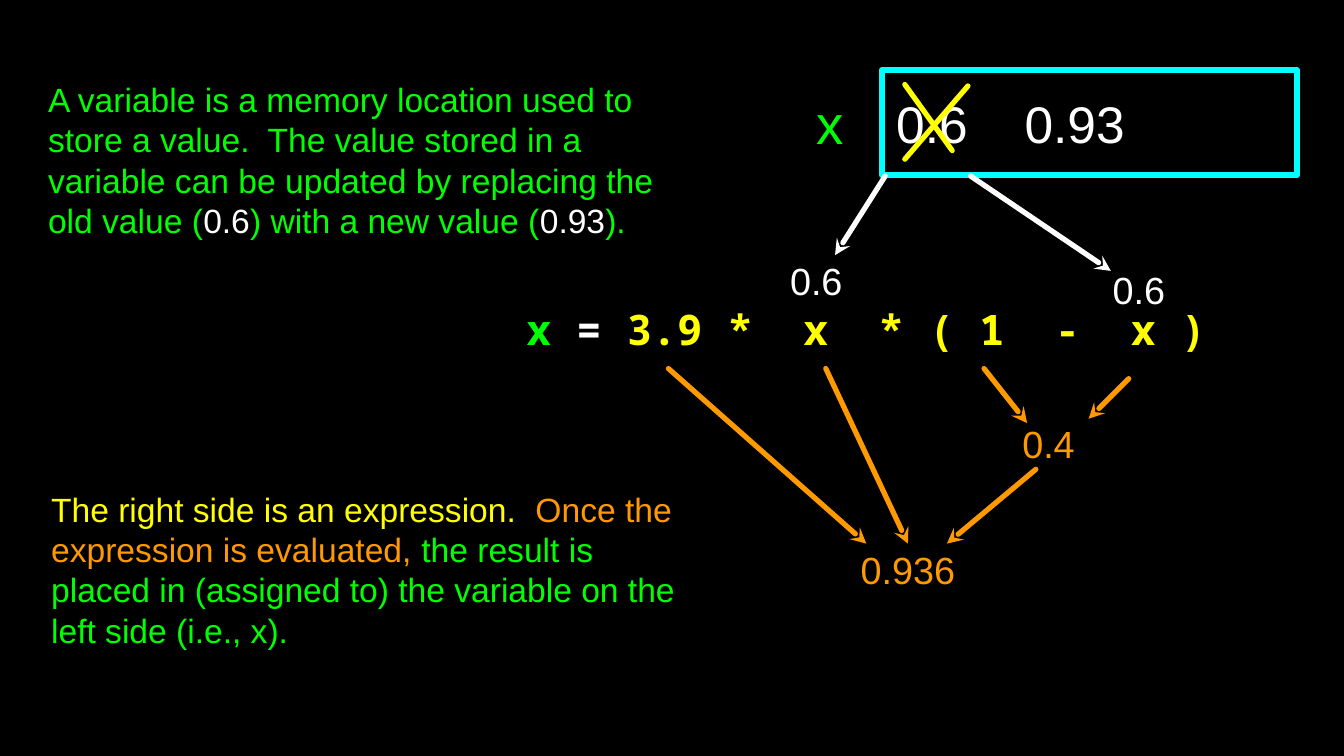
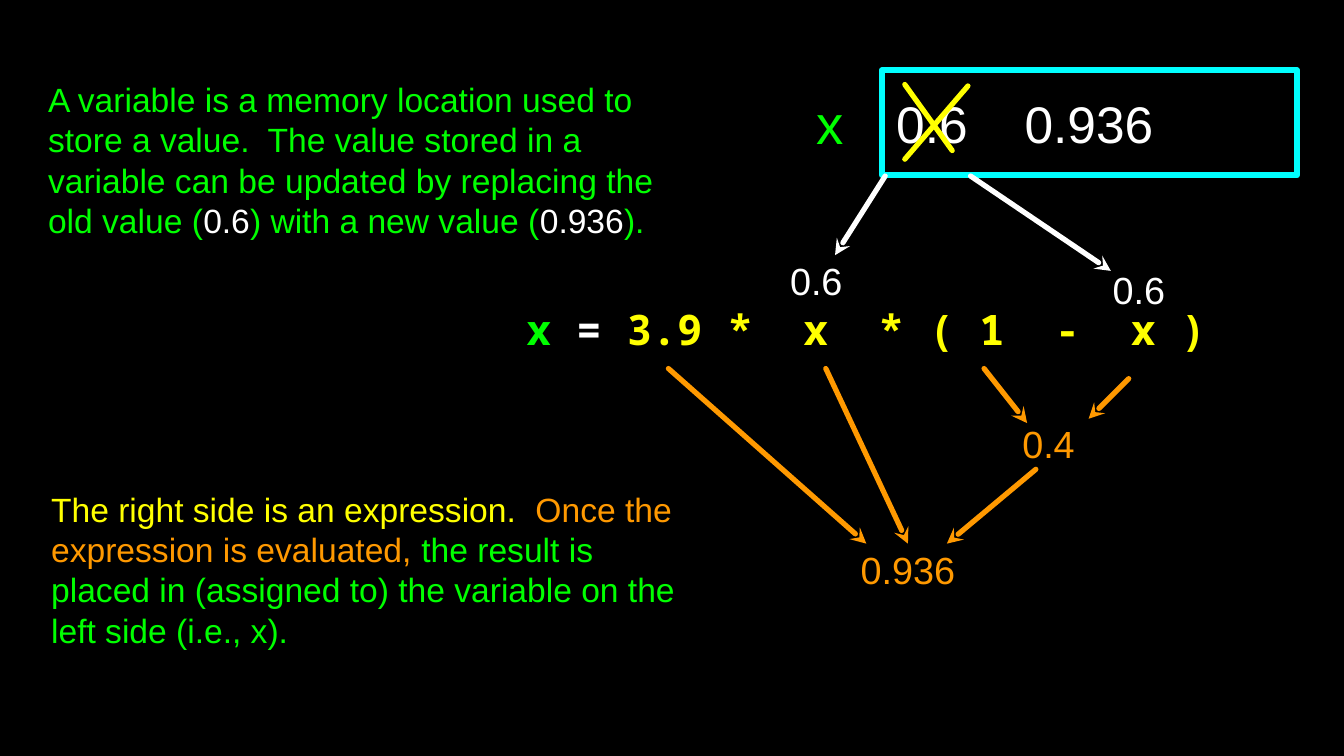
Before and after one commit to csev/py4e, a slide deck: slide 14 of lectures3/Pythonlearn-02-Expressions.pptx. Drawn at 1344x756 pixels with LibreOffice and Linux fonts; fonts in the diff are those of the drawing. Boxes give left, top, right and bottom in pixels: in the first picture for what was removed or moved away, otherwise in the second. Text is boxed around its words. In the diff, an @@ line names an element or a change of style, - is before the commit and + after.

```diff
--- a/lectures3/Pythonlearn-02-Expressions.pptx
+++ b/lectures3/Pythonlearn-02-Expressions.pptx
@@ text at <box>48,87,653,240</box>: text changed @@
-A variable is a memory location used to store a value. The value stored in a variable can be updated by replacing the old value (0.6) with a new value (0.93).
+A variable is a memory location used to store a value. The value stored in a variable can be updated by replacing the old value (0.6) with a new value (0.936).
@@ text in rectangle at <box>896,102,1154,153</box>: text changed @@
-0.6 0.93
+0.6 0.936
```
Also in this commit, not shown: 1 other slide changed, 2 other files.
